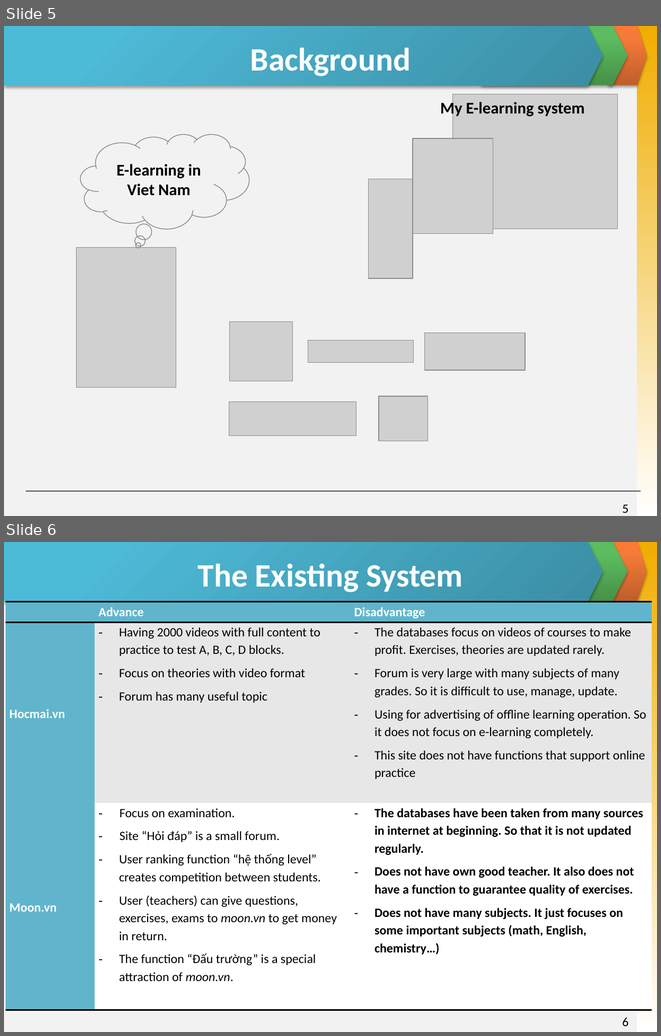
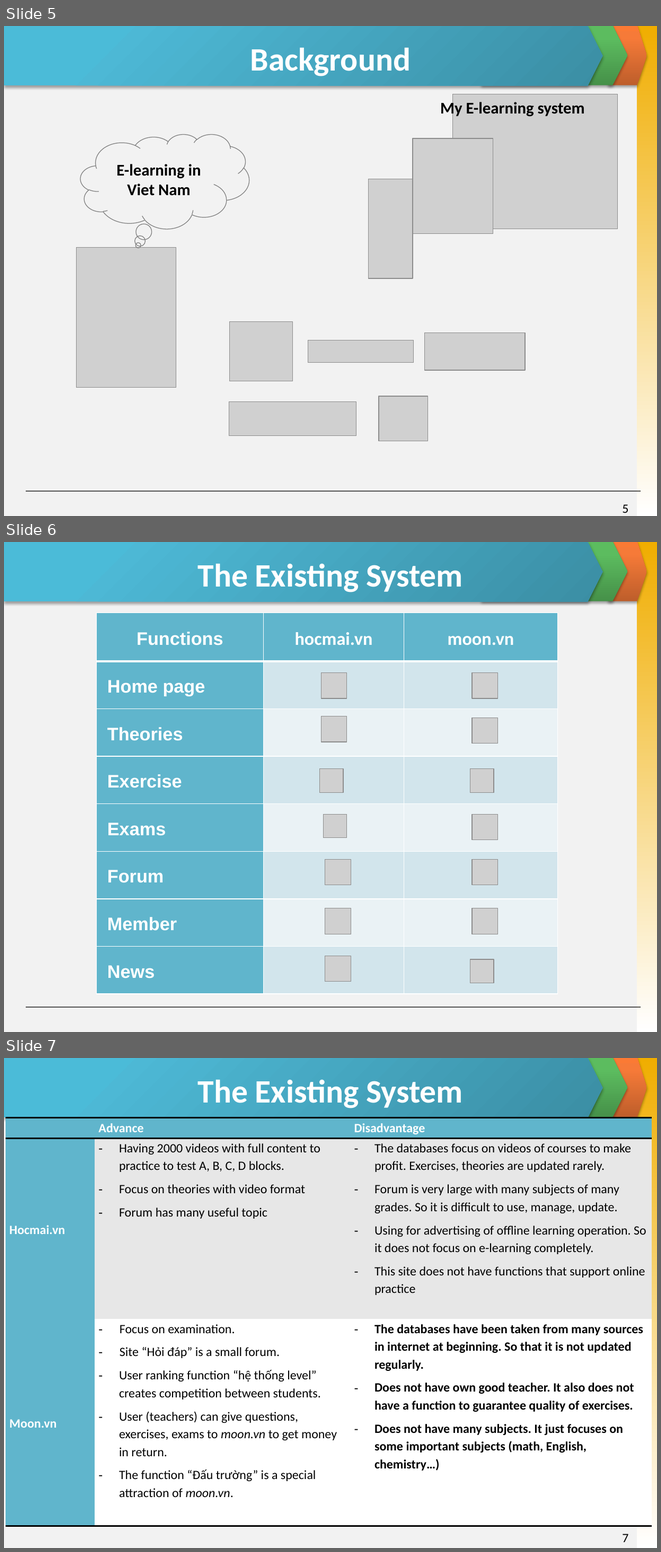
Before and after one commit to invisibleghost/e-learning-website, a slide deck: Document/Final report/Slide Present E-Learning.pptx. Shown one above the other, each under a label of ours: slides 5 and 6 before the commit, slides 5, 6 and 7 after it. The pictures are 661x1036 and 661x1552 pixels, drawn with LibreOffice and Linux fonts; fonts in the diff are those of the drawing; grey boxes stand for pictures. Boxes give left, top, right and bottom in pixels: in the first picture for what was removed or moved away, otherwise in the second. Text is boxed around its words. In the diff, an @@ line names an element or a change of style, - is before the commit and + after.

```diff
--- a/Document/Final report/Slide Present E-Learning.pptx
+++ b/Document/Final report/Slide Present E-Learning.pptx
@@ slide 6 added at [4, 542, 657, 1032], background #F2F2F2; not listed: 5 template elements that a slide beside it also shows @@
@@ title added at [198, 563, 463, 592], 36 pt, text #FFFFFF, bold @@
+The Existing System
@@ table added at [97, 612, 558, 993], 8 rows, 3 columns @@
+Functions | hocmai.vn | moon.vn
+Home page |  | 
+Theories |  | 
+Exercise |  | 
+Exams |  | 
+Forum |  | 
+Member |  | 
+News |  | 
@@ picture added at [321, 672, 347, 698] @@
@@ picture added at [472, 672, 497, 698] @@
@@ picture added at [321, 716, 347, 742] @@
@@ picture added at [472, 717, 497, 743] @@
@@ picture added at [319, 769, 343, 792] @@
@@ picture added at [470, 769, 494, 792] @@
@@ picture added at [323, 814, 347, 838] @@
@@ picture added at [472, 814, 497, 840] @@
@@ picture added at [325, 859, 351, 885] @@
@@ picture added at [472, 859, 497, 885] @@
@@ picture added at [325, 908, 351, 934] @@
@@ picture added at [472, 908, 497, 934] @@
@@ picture added at [325, 955, 351, 981] @@
@@ picture added at [470, 959, 494, 983] @@
@@ what was slide 6 is now slide 7 @@
@@ page number at [622, 1533, 628, 1542]: text changed @@
-6
+7
```
Also in this commit, not shown: 3 slides changed, 1 other slide added.
